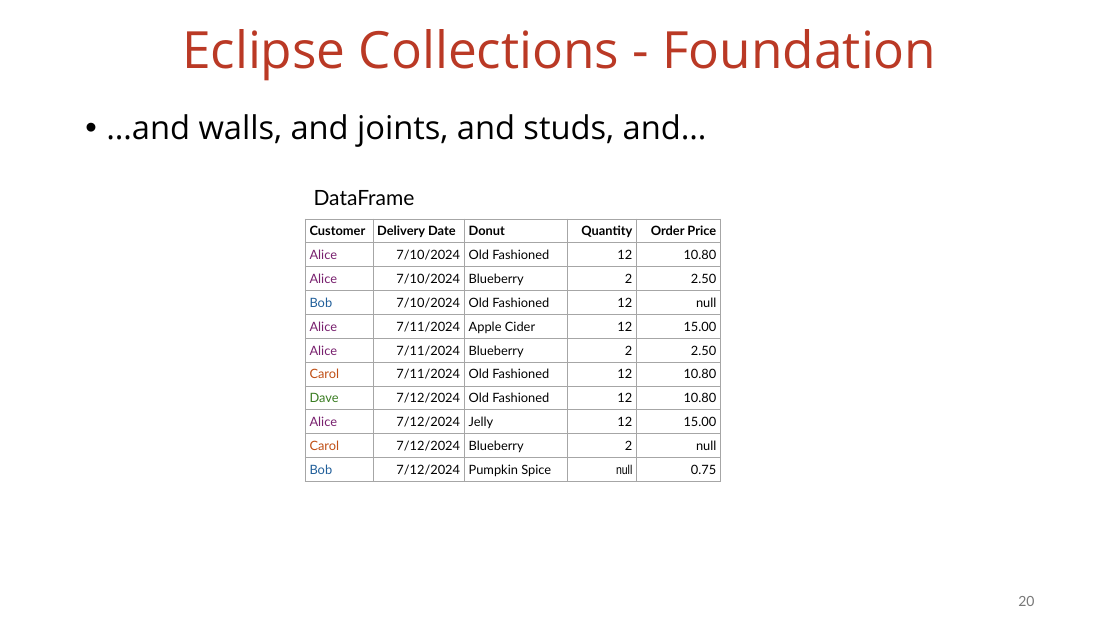
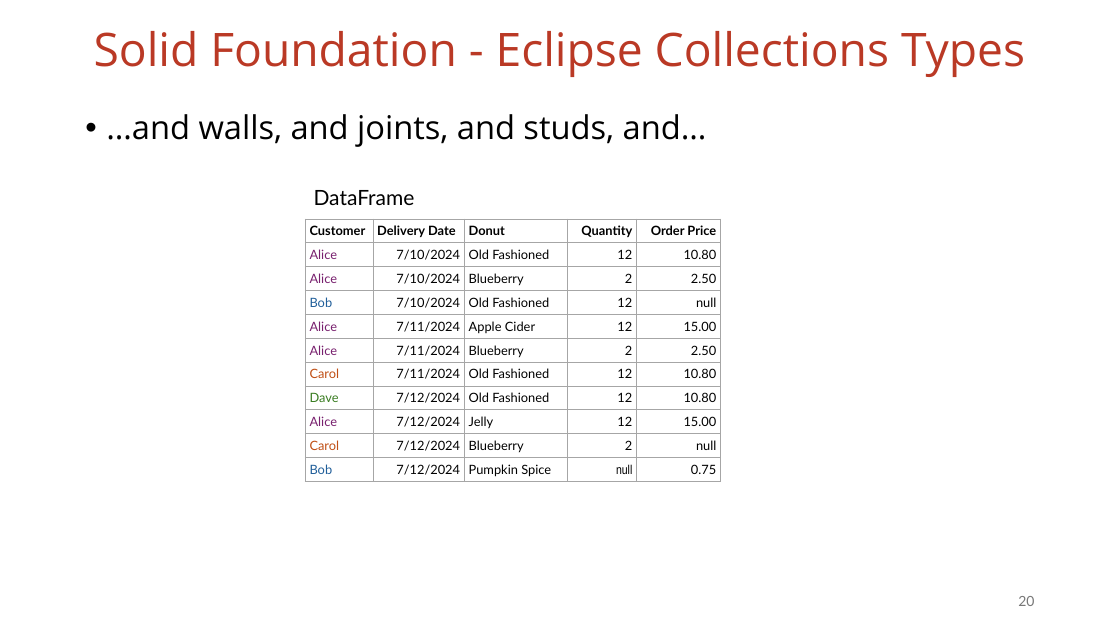
Before and after one commit to vmzakharov/missing-dataframe-talk, a slide deck: slide 20 of presentation/Missing_Dataframe_Long.pptx. Drawn at 1120x630 pixels with LibreOffice and Linux fonts; fonts in the diff are those of the drawing. Boxes give left, top, right and bottom in pixels: in the first picture for what was removed or moved away, otherwise in the second. Text is boxed around its words. In the diff, an @@ line names an element or a change of style, - is before the commit and + after.

Commit message:
updates slides

```diff
--- a/presentation/Missing_Dataframe_Long.pptx
+++ b/presentation/Missing_Dataframe_Long.pptx
@@ title at (x1=94, y1=31, x2=1025, y2=77): text changed; size 44 to 39.6 pt @@
-Eclipse Collections - Foundation
+Solid Foundation - Eclipse Collections Types
```
Also in this commit, not shown: 1 other slide changed, 1 slide added, 1 other file.
